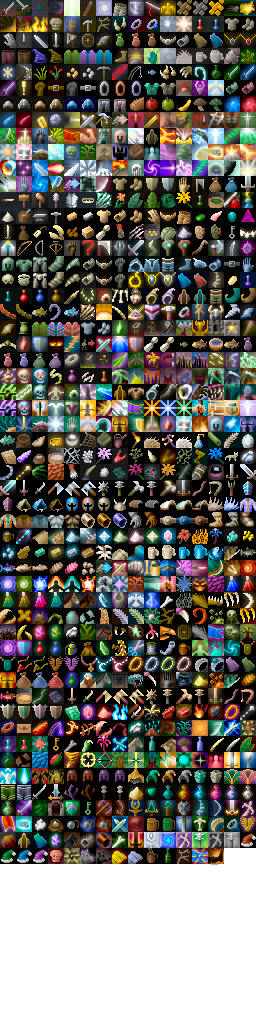
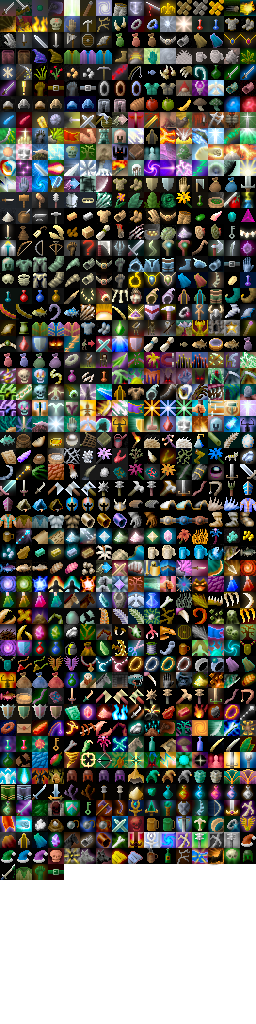
Two versions of the same layered image (256×1024). Layer-by-layer changes:
painted on "Background" over <box>1,849,238,880</box>
painted on "shade" over <box>0,848,256,880</box>
